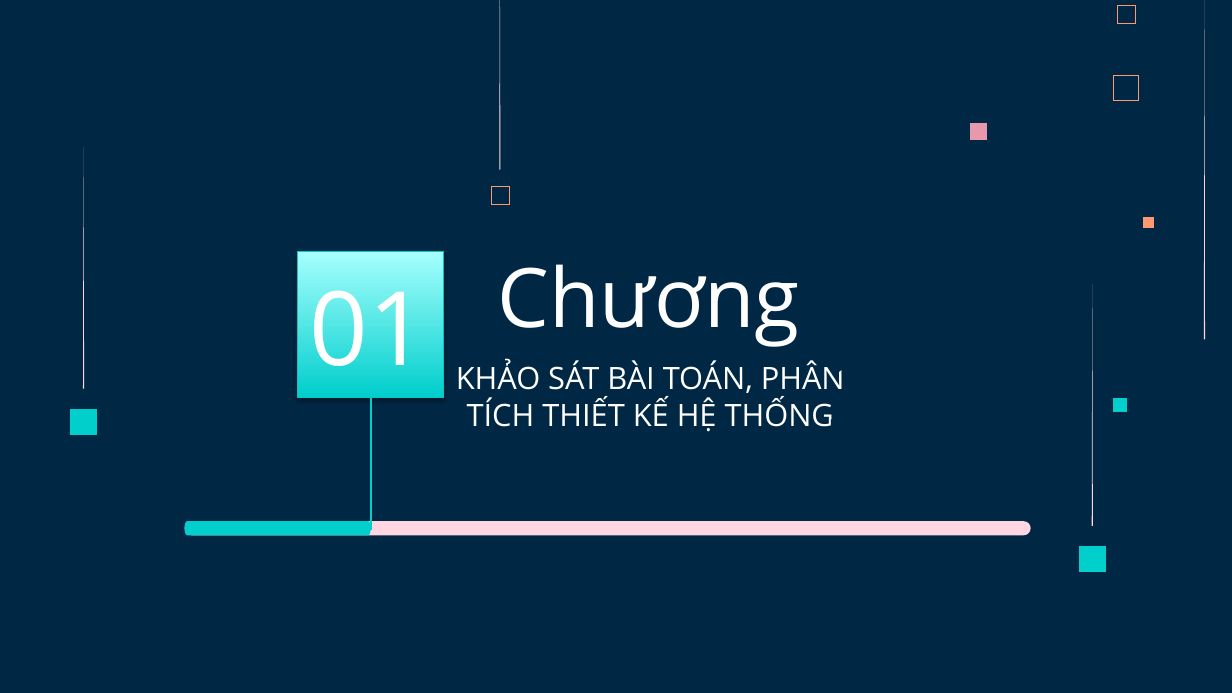
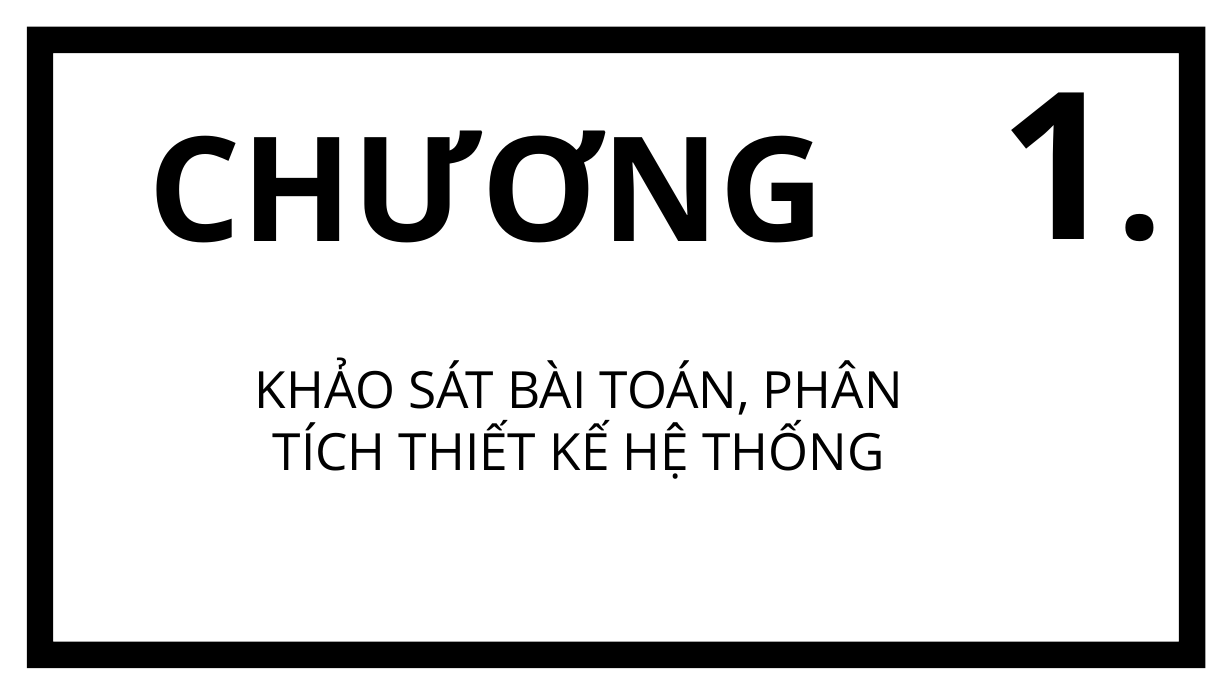
Before and after one commit to LinhChi610/PTLChi.BTL.226, a slide deck: slide 4 of SLIDE-HTQLBHDTDĐ.pptx. Drawn at 1232x693 pixels with LibreOffice and Linux fonts; fonts in the diff are those of the drawing. Boxes give left, top, right and bottom in pixels: in the first picture for what was removed or moved away, otherwise in the second. Text is boxed around its words. In the diff, an @@ line names an element or a change of style, - is before the commit and + after.

```diff
--- a/SLIDE-HTQLBHDTDĐ.pptx
+++ b/SLIDE-HTQLBHDTDĐ.pptx
@@ background #002845 to #FFFFFF @@
@@ frame added at (x1=27, y1=27, x2=1206, y2=669), fill #000000 @@
@@ freeform shape removed at (x1=499, y1=0, x2=500, y2=169) @@
@@ freeform shape removed at (x1=1117, y1=6, x2=1136, y2=25) @@
@@ freeform shape removed at (x1=1204, y1=0, x2=1205, y2=340) @@
@@ text added at (x1=999, y1=47, x2=1116, y2=239), 120 pt, text #000000, bold @@
+1.
@@ freeform shape removed at (x1=1114, y1=75, x2=1140, y2=101) @@
@@ freeform shape removed at (x1=83, y1=147, x2=84, y2=388) @@
@@ title at (x1=149, y1=130, x2=825, y2=243): text changed; size 48 to 85 pt; text colour #FFFFFF to #000000; bold on @@
-Chương
+CHƯƠNG
@@ freeform shape removed at (x1=971, y1=123, x2=987, y2=139) @@
@@ freeform shape removed at (x1=492, y1=186, x2=510, y2=205) @@
@@ freeform shape removed at (x1=1143, y1=218, x2=1154, y2=229) @@
@@ rectangle removed at (x1=298, y1=251, x2=445, y2=398) @@
-01
@@ title removed at (x1=786, y1=286, x2=918, y2=363) @@
-01
@@ freeform shape removed at (x1=1092, y1=285, x2=1093, y2=526) @@
@@ subtitle "KHẢO SÁT BÀI TOÁN, PHÂN ..." moved from (x1=456, y1=361, x2=845, y2=432) to (x1=255, y1=361, x2=903, y2=479) @@
@@ subtitle "KHẢO SÁT BÀI TOÁN, PHÂN ..." at (x1=255, y1=361, x2=903, y2=479): size 18 to 30 pt, text colour #FFFFFF to #000000 @@
@@ freeform shape removed at (x1=70, y1=409, x2=97, y2=436) @@
@@ line removed from (371, 398) to (371, 530) @@
@@ freeform shape removed at (x1=1114, y1=398, x2=1127, y2=411) @@
@@ freeform shape removed at (x1=185, y1=521, x2=1031, y2=535) @@
@@ freeform shape removed at (x1=185, y1=521, x2=371, y2=535) @@
@@ freeform shape removed at (x1=1079, y1=546, x2=1106, y2=573) @@
```
Also in this commit, not shown: 11 other slides changed, 1 slide added, 1 slide removed, 32 other files.
